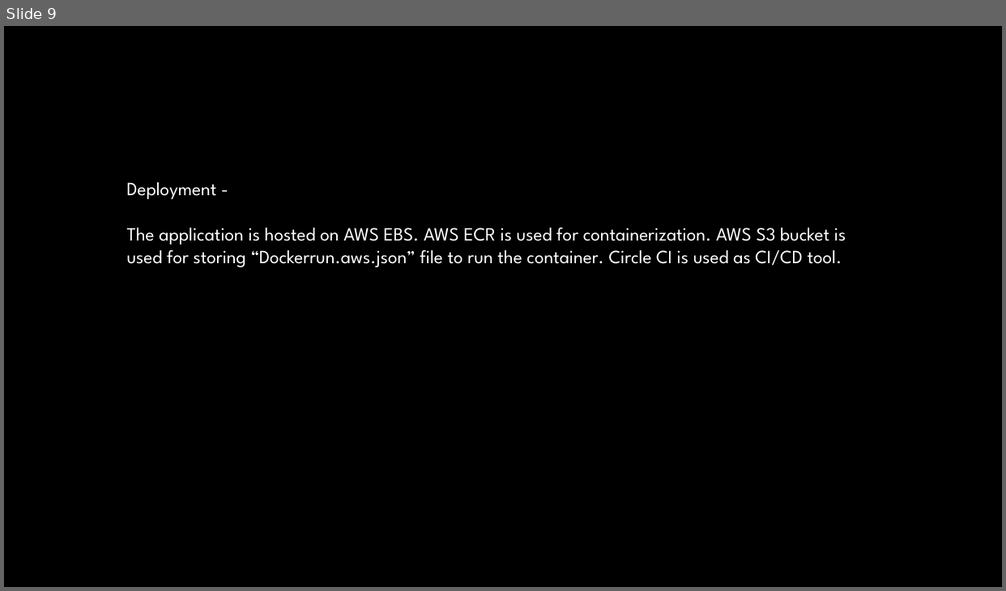
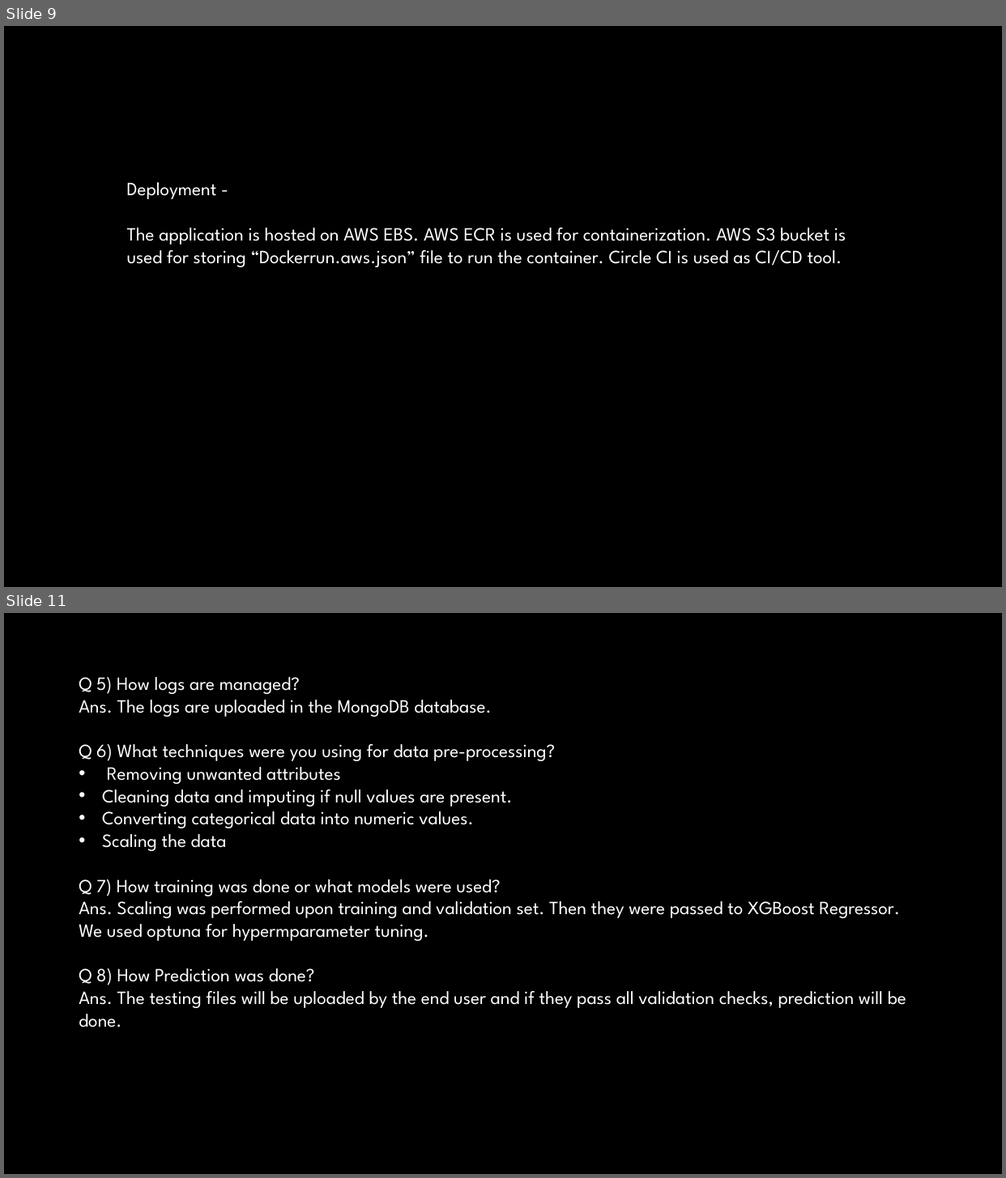
Before and after one commit to shubhamgantayat/StoreSalesPrediction, a slide deck: documents/Detailed Report.pptx. Shown one above the other, each under a label of ours: slide 9 before the commit, slides 9 and 11 after it; the slides between them are not shown. The pictures are 1006x591 and 1006x1178 pixels, drawn with LibreOffice and Linux fonts; fonts in the diff are those of the drawing; background and template pictures are left out. Boxes give left, top, right and bottom in pixels: in the first picture for what was removed or moved away, otherwise in the second. Text is boxed around its words. In the diff, an @@ line names an element or a change of style, - is before the commit and + after.

Commit message:
dpr updated

```diff
--- a/documents/Detailed Report.pptx
+++ b/documents/Detailed Report.pptx
@@ slide 11 added at [4, 613, 1002, 1174], background picture (left out) @@
@@ text added at [79, 677, 906, 1028], 18 pt, text #FFFFFF @@
+Q 5) How logs are managed?
+Ans. The logs are uploaded in the MongoDB database.
+Q 6) What techniques were you using for data pre-processing?
+• Removing unwanted attributes
+• Cleaning data and imputing if null values are present.
+• Converting categorical data into numeric values.
+• Scaling the data
+Q 7) How training was done or what models were used?
+Ans. Scaling was performed upon training and validation set. Then they were passed to XGBoost Regressor. We used optuna for hypermparameter tuning.
+Q 8) How Prediction was done?
+Ans. The testing files will be uploaded by the end user and if they pass all validation checks, prediction will be done.
```
Also in this commit, not shown: 2 other slides added.
